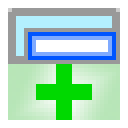
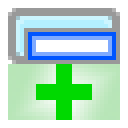
Layered file, before and after one edit (128px x 128px). Changes by layer:
painted on "Layer 1" over [8, 8, 120, 64]
